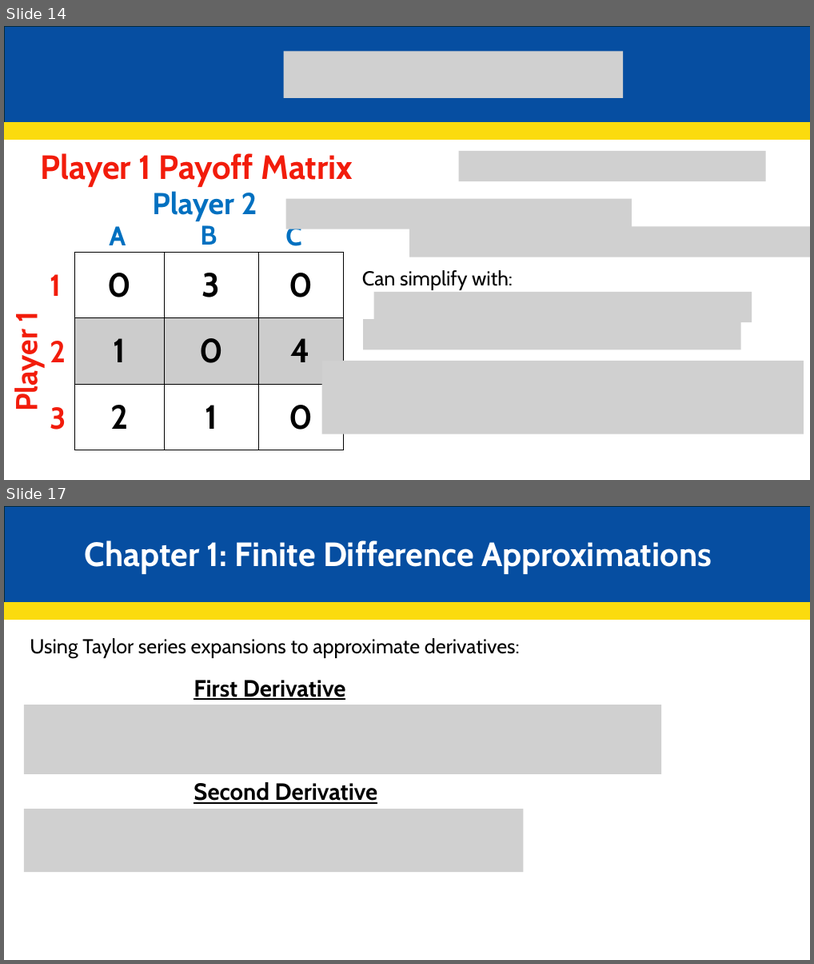
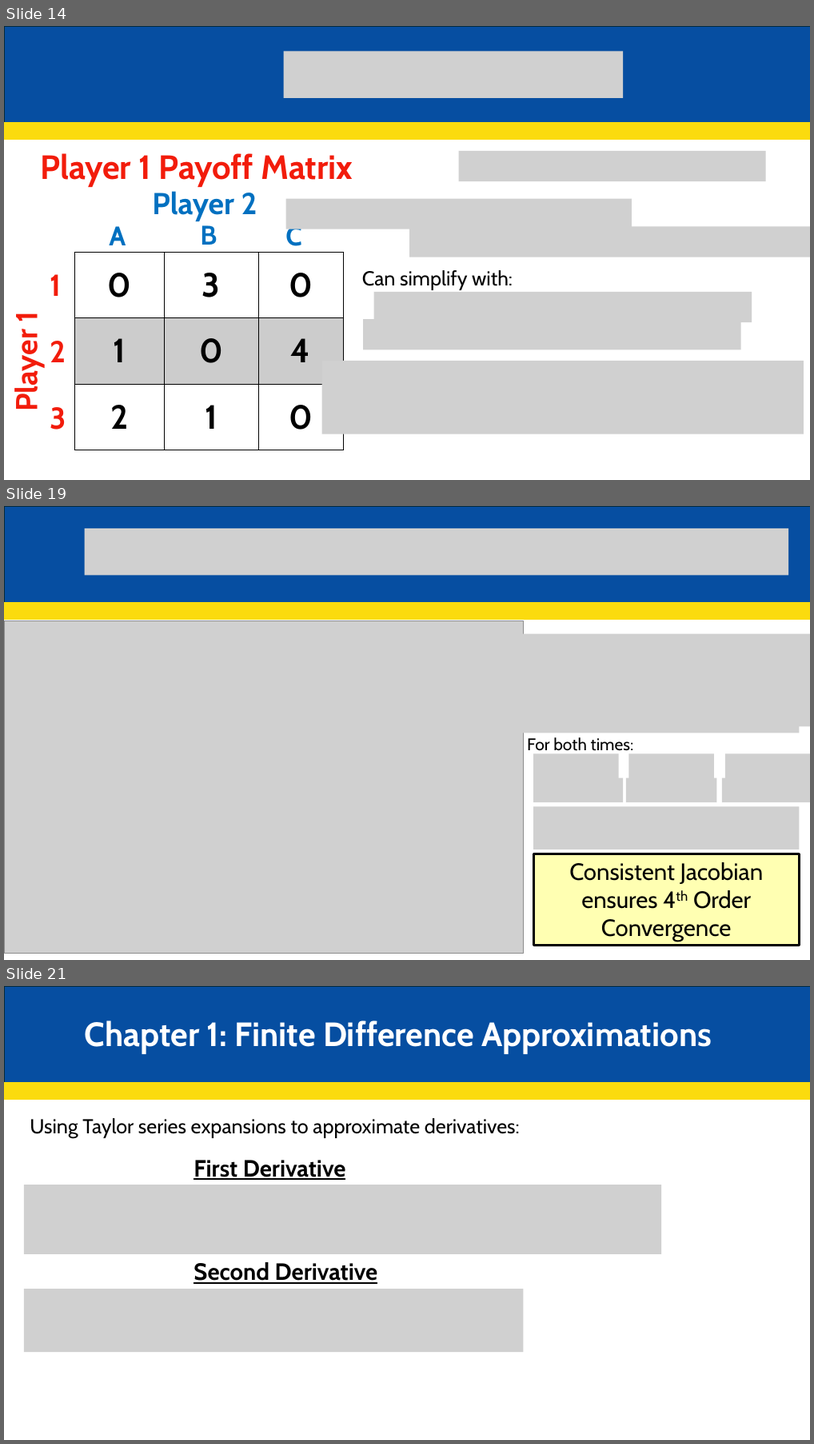
Before and after one commit to JakeCisc210/Candidacy, a slide deck: Reading Course/Presentations/Game Theory Twelve.pptx. Shown one above the other, each under a label of ours: slides 14 and 17 before the commit, slides 14, 19 and 21 after it; the slides between them are not shown. The pictures are 814x964 and 814x1444 pixels, drawn with LibreOffice and Linux fonts; fonts in the diff are those of the drawing; grey boxes stand for pictures. Boxes give left, top, right and bottom in pixels: in the first picture for what was removed or moved away, otherwise in the second. Text is boxed around its words. In the diff, an @@ line names an element or a change of style, - is before the commit and + after.

```diff
--- a/Reading Course/Presentations/Game Theory Twelve.pptx
+++ b/Reading Course/Presentations/Game Theory Twelve.pptx
@@ slide 19 added at [4, 506, 810, 960], background #FFFFFF @@
@@ rectangle added at [5, 506, 810, 603], fill #064EA1, outline #092A39 1.5 pt @@
@@ picture added at [85, 528, 790, 575] @@
@@ rectangle added at [4, 603, 810, 619], fill #FBDB0E, outline #FBDB0E 1.5 pt @@
@@ picture added at [5, 621, 524, 953] @@
@@ picture added at [522, 634, 810, 726] @@
@@ picture added at [522, 706, 800, 733] @@
@@ text added at [527, 737, 634, 755], 20 pt, text #000000 @@
+For both times:
@@ picture added at [534, 753, 619, 778] @@
@@ picture added at [630, 753, 715, 778] @@
@@ picture added at [726, 753, 810, 778] @@
@@ picture added at [534, 778, 623, 802] @@
@@ picture added at [626, 778, 718, 802] @@
@@ picture added at [722, 778, 810, 802] @@
@@ picture added at [534, 807, 799, 850] @@
@@ rectangle added at [534, 853, 799, 944], fill #FFFF66 at 50% opacity, outline #000000 3 pt, 28 pt, text #000000 @@
+Consistent Jacobian ensures 4th Order Convergence
@@ what was slide 17 is now slide 21 @@
```
Also in this commit, not shown: 2 slides changed, 7 other slides added, 1 slide removed, 1 other file.
